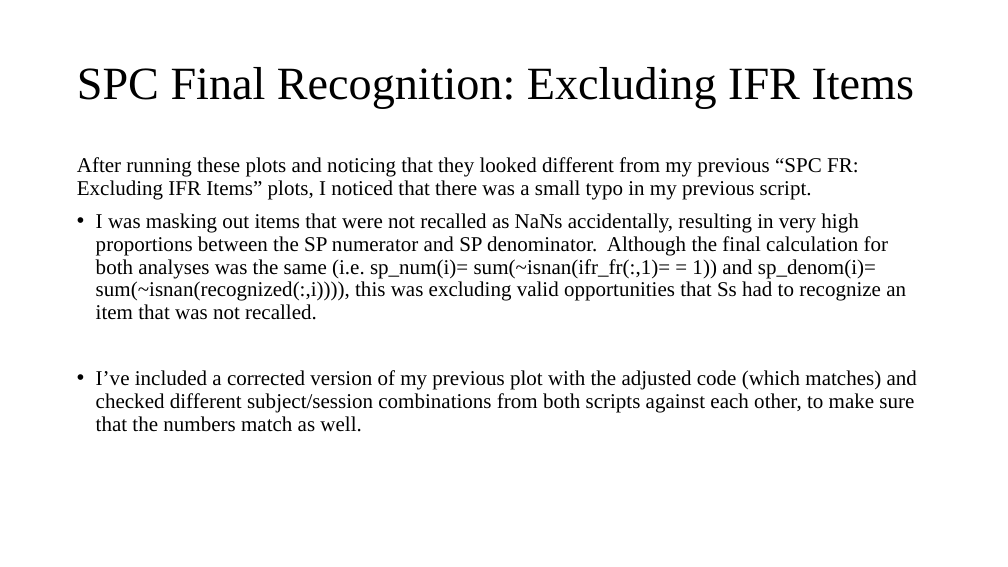
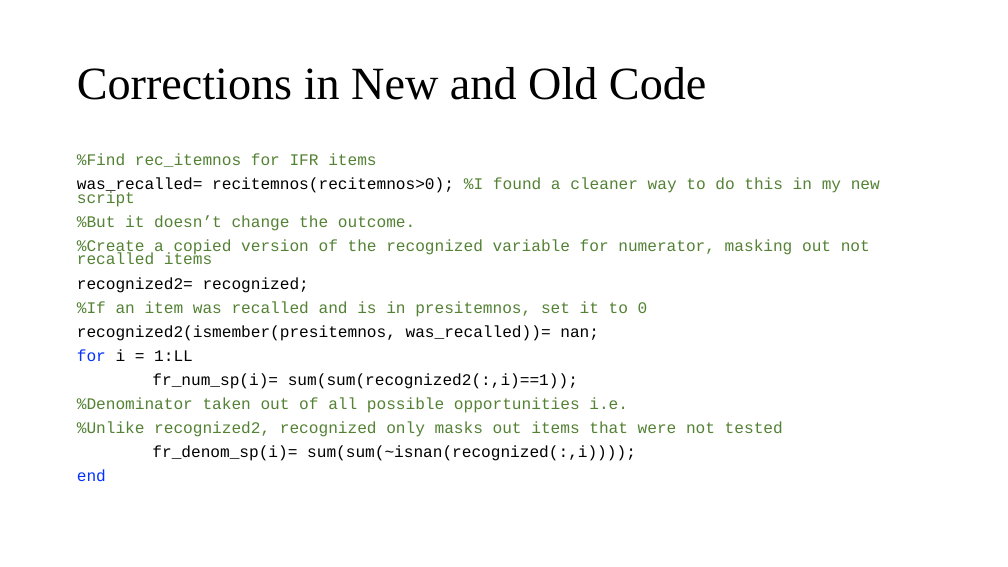
Before and after one commit to rawilder95/FYP-new, a slide deck: slide 18 of SPC by NaNs 08112021.pptx (slide 11 before the commit). Drawn at 1008x567 pixels with LibreOffice and Linux fonts; fonts in the diff are those of the drawing. Boxes give left, top, right and bottom in pixels: in the first picture for what was removed or moved away, otherwise in the second. Text is boxed around its words. In the diff, an @@ line names an element or a change of style, - is before the commit and + after.

Commit message:
Fixing the corrections that I made
Changing the new script and setting everything in the older script back to how it was before.

```diff
--- a/SPC by NaNs 08112021.pptx
+++ b/SPC by NaNs 08112021.pptx
@@ title at [77, 67, 706, 100]: text changed @@
-SPC Final Recognition: Excluding IFR Items
+Corrections in New and Old Code
@@ text at [77, 153, 880, 482]: text changed; size 20 to 15.4 pt; font Times New Roman to Courier New; text colour #000000 to #548235 @@
-After running these plots and noticing that they looked different from my previous “SPC FR: Excluding IFR Items” plots, I noticed that there was a small typo in my previous script.
-• I was masking out items that were not recalled as NaNs accidentally, resulting in very high proportions between the SP numerator and SP denominator. Although the final calculation for both analyses was the same (i.e. sp_num(i)= sum(~isnan(ifr_fr(:,1)= = 1)) and sp_denom(i)= sum(~isnan(recognized(:,i)))), this was excluding valid opportunities that Ss had to recognize an item that was not recalled.
-• I’ve included a corrected version of my previous plot with the adjusted code (which matches) and checked different subject/session combinations from both scripts against each other, to make sure that the numbers match as well.
+%Find rec_itemnos for IFR items
+was_recalled= recitemnos(recitemnos>0); %I found a cleaner way to do this in my new script
+%But it doesn’t change the outcome.
+%Create a copied version of the recognized variable for numerator, masking out not recalled items
+recognized2= recognized;
+%If an item was recalled and is in presitemnos, set it to 0
+recognized2(ismember(presitemnos, was_recalled))= nan;
+for i = 1:LL
+fr_num_sp(i)= sum(sum(recognized2(:,i)==1));
+%Denominator taken out of all possible opportunities i.e.
+%Unlike recognized2, recognized only masks out items that were not tested
+fr_denom_sp(i)= sum(sum(~isnan(recognized(:,i))));
+end
```
Also in this commit, not shown: 2 other slides changed, 3 slides added, 1 slide removed, 12 other files.
